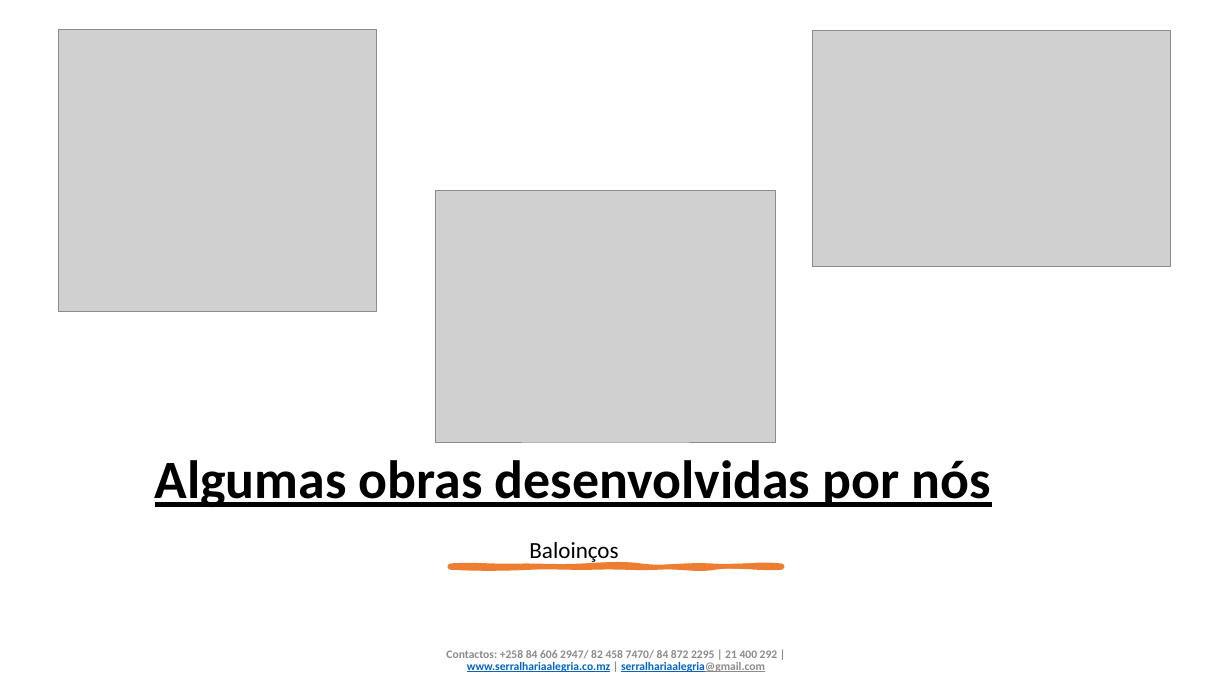
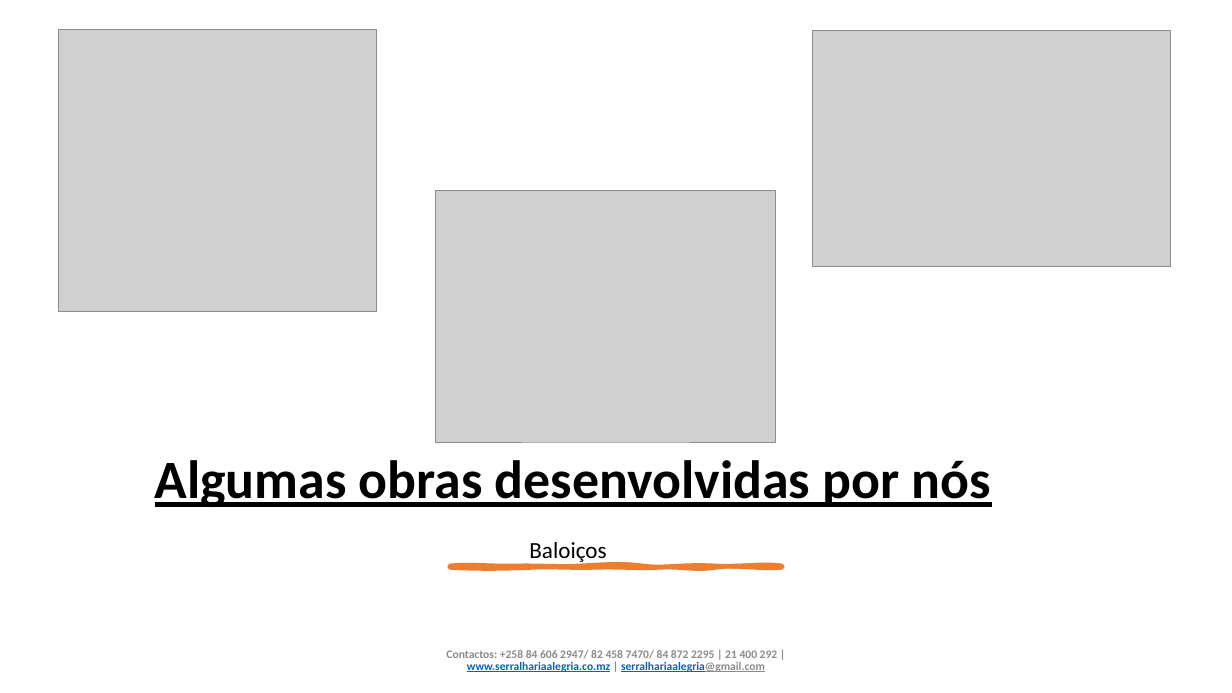
Before and after one commit to Lsando/website_serralharia, a slide deck: slide 7 of company profile -v2.pptx. Drawn at 1232x693 pixels with LibreOffice and Linux fonts; fonts in the diff are those of the drawing; grey boxes stand for pictures. Boxes give left, top, right and bottom in pixels: in the first picture for what was removed or moved away, otherwise in the second. Text is boxed around its words. In the diff, an @@ line names an element or a change of style, - is before the commit and + after.

```diff
--- a/company profile -v2.pptx
+++ b/company profile -v2.pptx
@@ text at (529,542,606,565): text changed @@
-Baloinços
+Baloiços
```
Also in this commit, not shown: 2 other slides changed, 1 other file.
